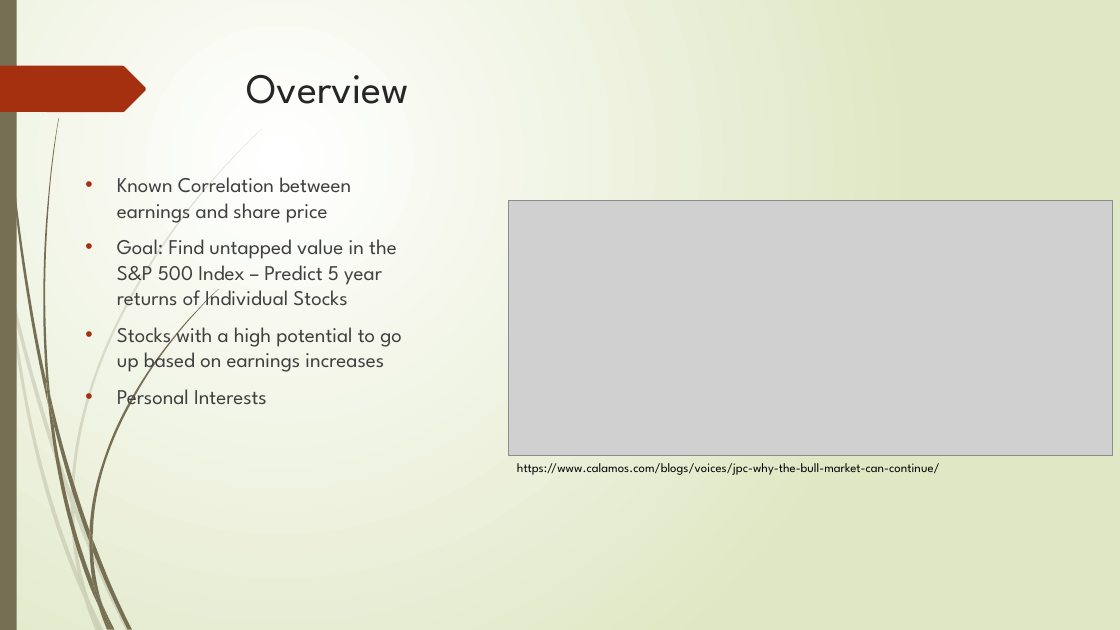
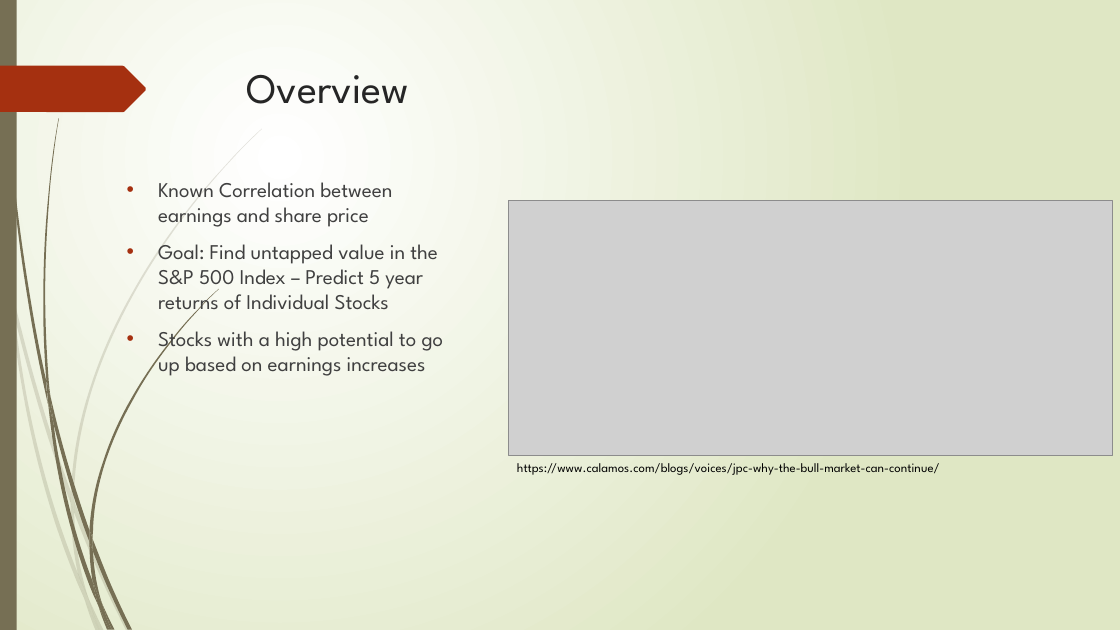
Before and after one commit to jm0rt1/value-investing-data-mining, a slide deck: slide 3 of docs/assignments/final paper/James_Mortensen_Final_Presentation.pptx. Drawn at 1120x630 pixels with LibreOffice and Linux fonts; fonts in the diff are those of the drawing; grey boxes stand for pictures. Boxes give left, top, right and bottom in pixels: in the first picture for what was removed or moved away, otherwise in the second. Text is boxed around its words. In the diff, an @@ line names an element or a change of style, - is before the commit and + after.

```diff
--- a/docs/assignments/final paper/James_Mortensen_Final_Presentation.pptx
+++ b/docs/assignments/final paper/James_Mortensen_Final_Presentation.pptx
@@ text "Known Correlation between earnings and ..." moved from (x1=117, y1=177, x2=402, y2=410) to (x1=158, y1=182, x2=444, y2=376) @@
@@ text at (x1=117, y1=383, x2=267, y2=410): paragraph removed @@
-• Personal Interests
```
Also in this commit, not shown: 5 other slides changed, 2 other files.
